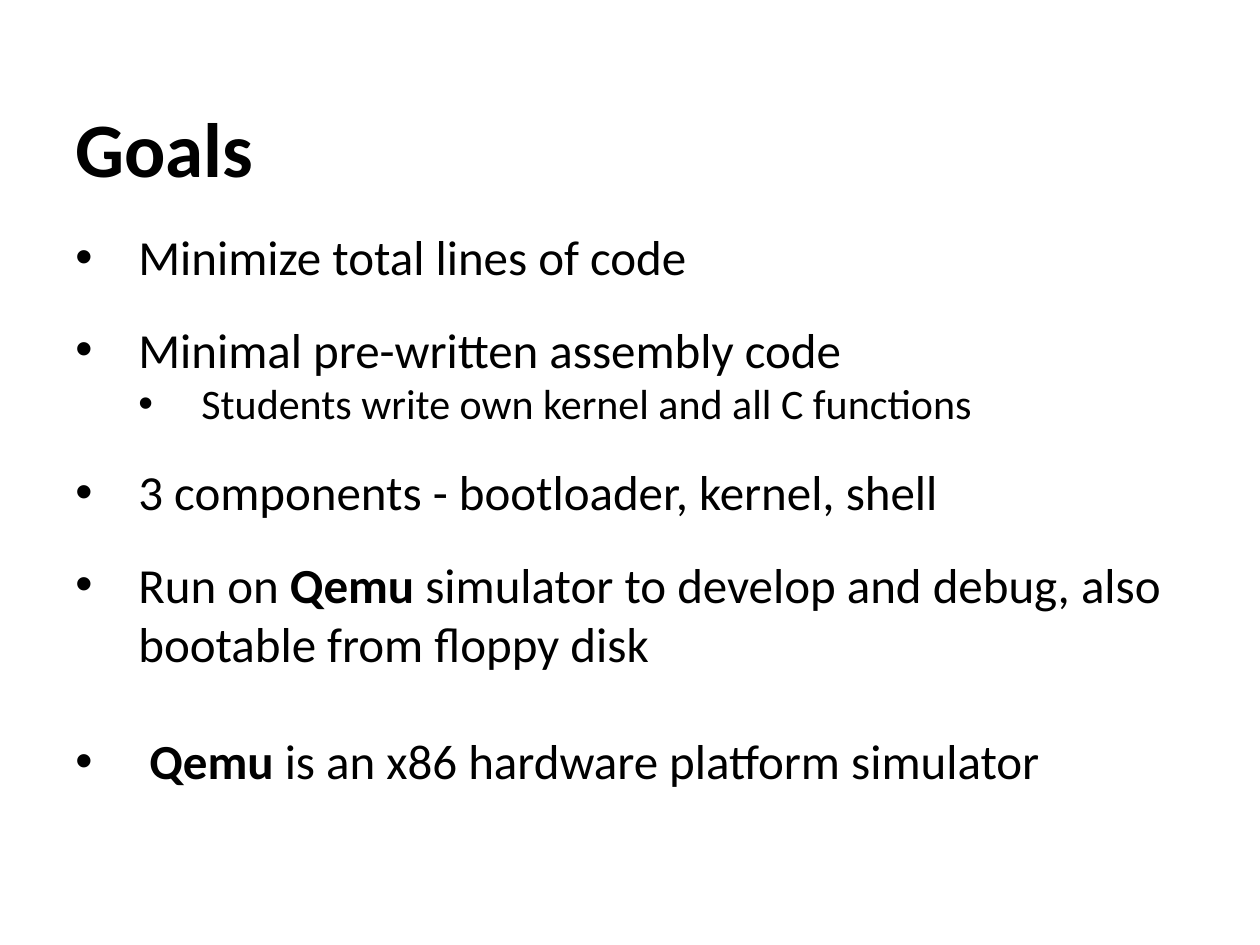
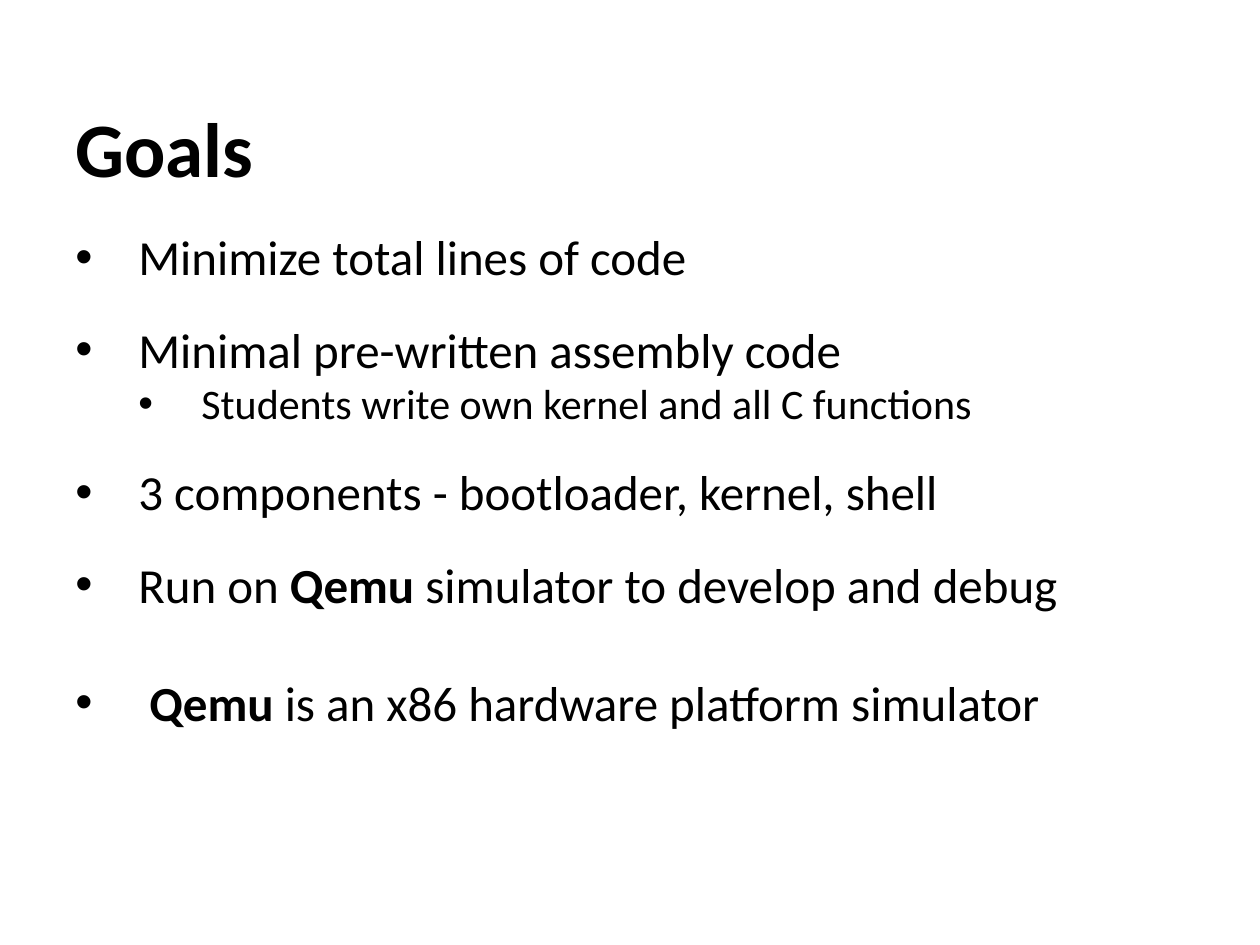
Before and after one commit to RHIT-CSSE/csse332, a slide deck: slide 8 of ClassMaterials/ProjectKickoff/ProjectKickoff.pptx (slide 7 before the commit). Drawn at 1260x945 pixels with LibreOffice and Linux fonts; fonts in the diff are those of the drawing. Boxes give left, top, right and bottom in pixels: in the first picture for what was removed or moved away, otherwise in the second. Text is boxed around its words. In the diff, an @@ line names an element or a change of style, - is before the commit and + after.

```diff
--- a/ClassMaterials/ProjectKickoff/ProjectKickoff.pptx
+++ b/ClassMaterials/ProjectKickoff/ProjectKickoff.pptx
@@ text at box(138, 569, 1057, 612): text changed @@
-• Run on Qemu simulator to develop and debug, also bootable from floppy disk
+• Run on Qemu simulator to develop and debug
```
Also in this commit, not shown: 3 other slides changed, 2 slides added, 7 slides removed, 1 other file.
